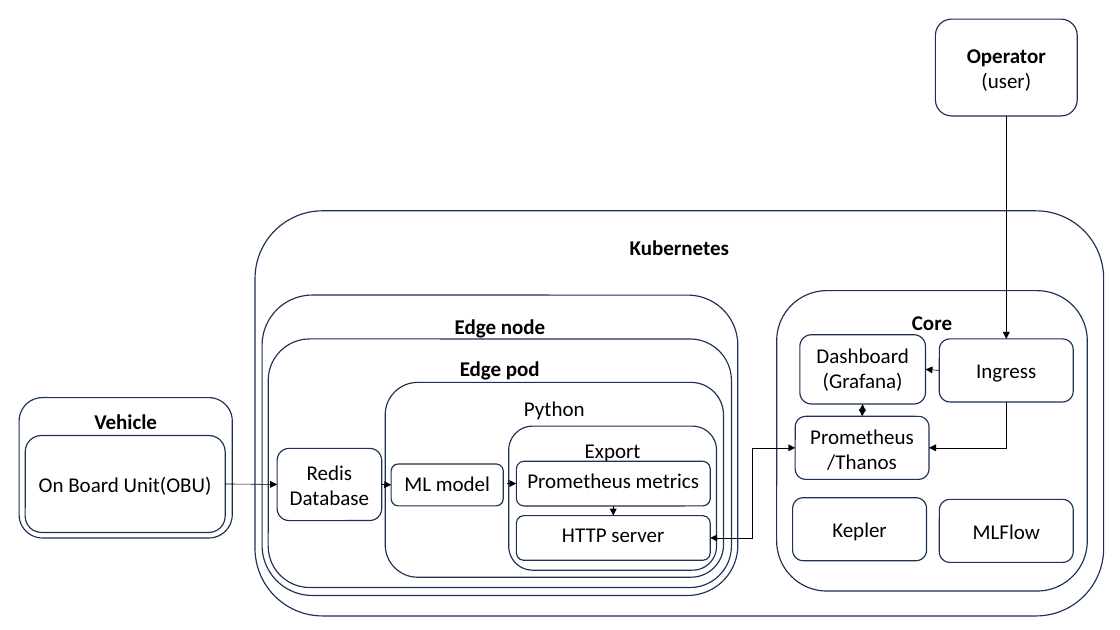
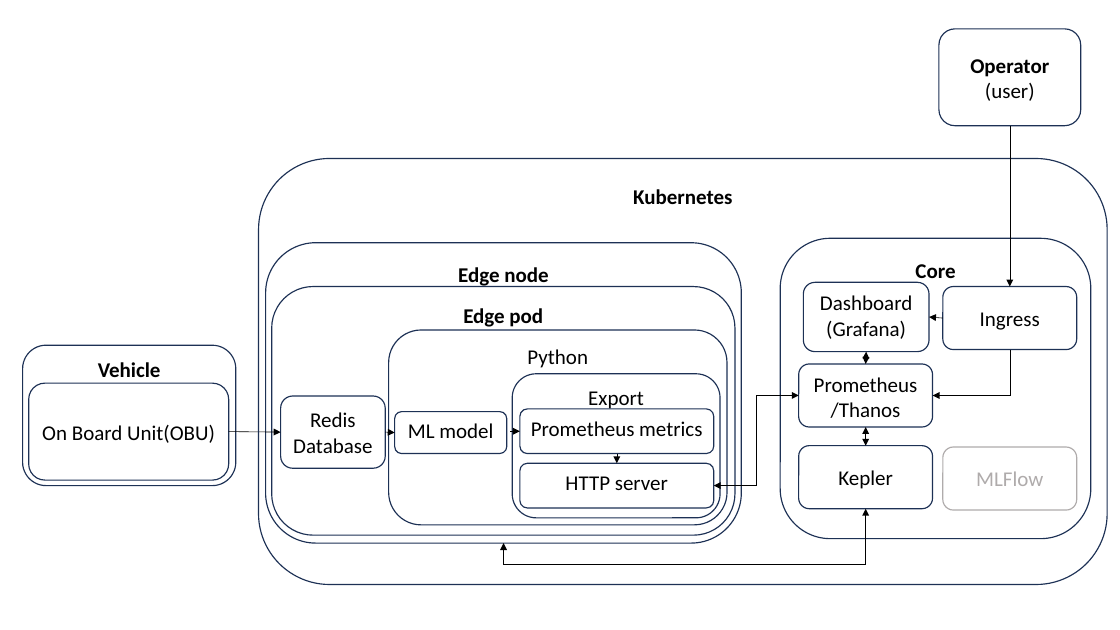
Before and after one commit to 5uperpalo/success6g-edge, a slide deck: slide 1 of img/success6g_edge_architecture.pptx. Drawn at 1120x630 pixels with LibreOffice and Linux fonts; fonts in the diff are those of the drawing. Boxes give left, top, right and bottom in pixels: in the first picture for what was removed or moved away, otherwise in the second. Text is boxed around its words. In the diff, an @@ line names an element or a change of style, - is before the commit and + after.

```diff
--- a/img/success6g_edge_architecture.pptx
+++ b/img/success6g_edge_architecture.pptx
@@ rounded rectangle "Operator": place and size @@
-rounded rectangle "Operator" at [936, 19, 1078, 116]
+rounded rectangle "Operator" at [939, 29, 1081, 125]
@@ arrow moved from (1007, 116) - (1007, 339) to (1010, 126) - (1010, 287) @@
@@ rounded rectangle "Kubernetes": place and size @@
-rounded rectangle "Kubernetes" at [255, 211, 1104, 616]
+rounded rectangle "Kubernetes" at [259, 159, 1107, 585]
@@ 13 rounded rectangles, 2 arrows, 1 elbow double arrow, 1 elbow arrow, 1 double arrow: place and size @@
-13 rounded rectangles, 2 arrows, 1 elbow double arrow, 1 elbow arrow, 1 double arrow at [19, 291, 1088, 596]
+13 rounded rectangles, 2 arrows, 1 elbow double arrow, 1 elbow arrow, 1 double arrow at [23, 239, 1091, 544]
@@ 3 rounded rectangles, 3 arrows: place and size @@
-3 rounded rectangles, 3 arrows at [277, 370, 1073, 563]
+3 rounded rectangles, 3 arrows at [281, 317, 1076, 510]
@@ double arrow added from (866, 427) to (866, 446), #000000 0.5 pt @@
@@ rounded rectangle "MLFlow" at [943, 447, 1076, 510]: text colour #000000 to #AFABAB; outline #1E3256 1 pt to #AFABAB 1 pt @@
@@ elbow double arrow added from (503, 544) to (866, 509), #000000 0.5 pt @@
```
Also in this commit, not shown: 1 other file.
